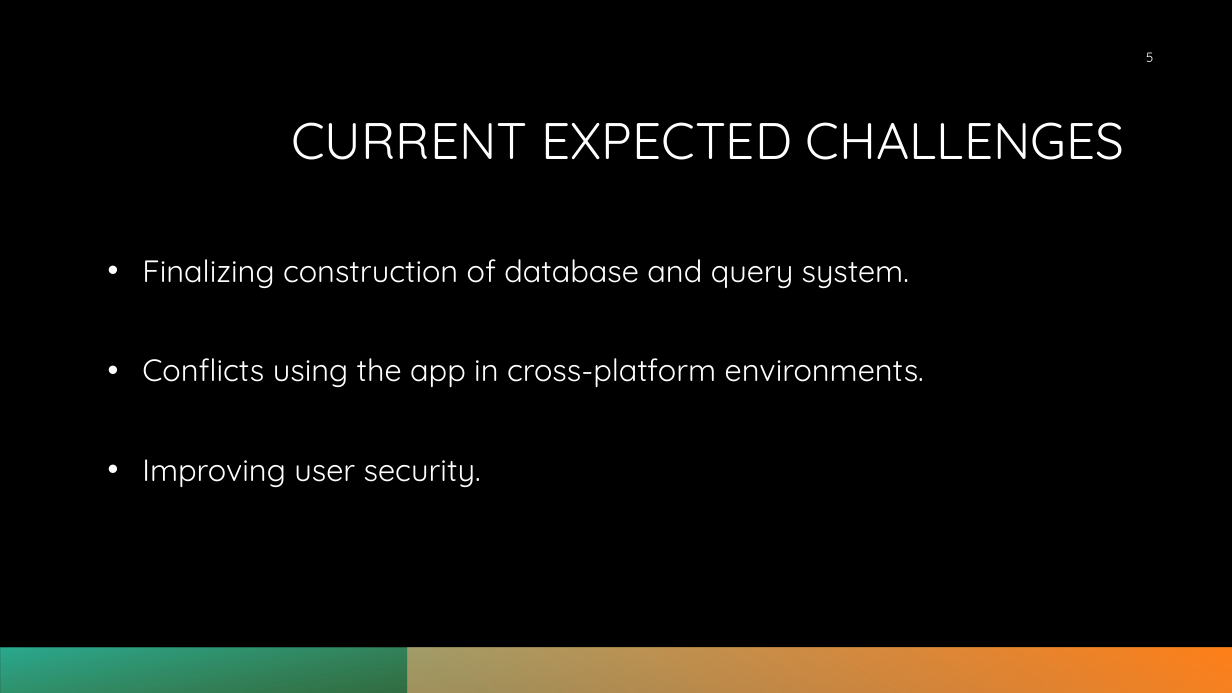
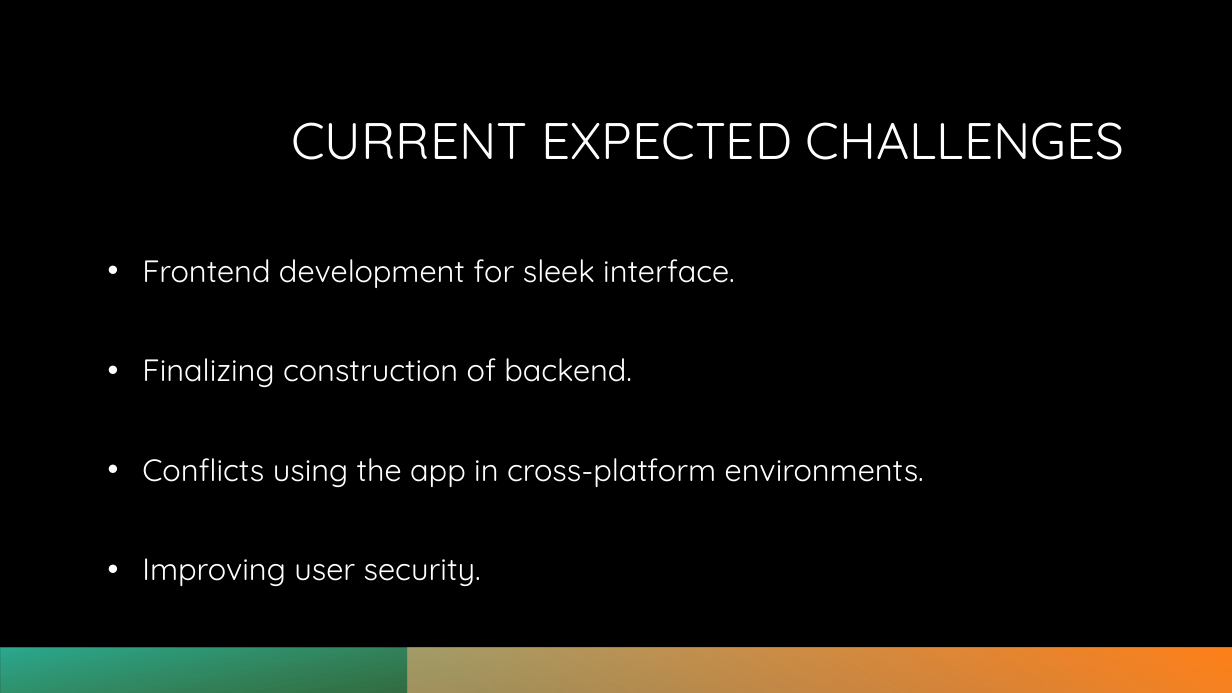
Before and after one commit to cart7982/CaravanSeraiCS360, a slide deck: slide 6 of OpenPlazaCS360Lab/Presentations/OpenPlaza.pptx (slide 5 before the commit). Drawn at 1232x693 pixels with LibreOffice and Linux fonts; fonts in the diff are those of the drawing; background and template pictures are left out. Boxes give left, top, right and bottom in pixels: in the first picture for what was removed or moved away, otherwise in the second. Text is boxed around its words. In the diff, an @@ line names an element or a change of style, - is before the commit and + after.

```diff
--- a/OpenPlazaCS360Lab/Presentations/OpenPlaza.pptx
+++ b/OpenPlazaCS360Lab/Presentations/OpenPlaza.pptx
@@ page number removed at (x1=1146, y1=52, x2=1153, y2=62) @@
-5
@@ text at (x1=142, y1=259, x2=735, y2=387): text changed @@
-• Finalizing construction of database and query system.
+• Frontend development for sleek interface.
+• Finalizing construction of backend.
```
Also in this commit, not shown: 3 other slides changed, 1 slide added, 1 slide removed.
